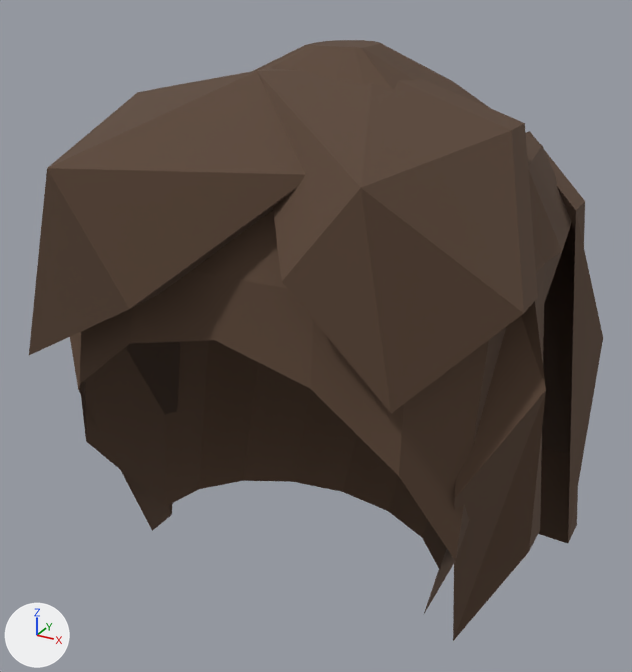
Renders of the glTF model public/models/hair-tide.glb from each side of a commit.
Camera for both pictures: a camera (50 mm lens) standing at (0.336, -0.644, 0.34) and looking at (-0.016, -0.004, 0.02). Lighting does not change. The marker at lower left points along +X, +Y and +Z. The first picture is the older version. Where no turn or scale is listed for an object, it has been applied to the vertices. Vertices at exactly the same position are counted once.

Before the edit, the objects in view are built like this:
```python
mat_hair = principled_material('hair')
mat_hair.base_color = (0.0999, 0.0561, 0.0331)  # brown #594333
mat_hair.roughness = 0.88
me_bob_sweep_0_015 = bpy.data.meshes.new('Bob sweep 0.015')
me_bob_sweep_0_015.from_pydata(...)  # 148 vertices, 258 faces; spans x -0.224..0.224, y -0.22..0.217, z -0.194..0.272
me_bob_sweep_0_015.materials.append(mat_hair)  # brown #594333
ob_hair_tide_ref2_hair_tide__head_mesh = bpy.data.objects.new('hair-tide_ref2_hair-tide__head_mesh', me_bob_sweep_0_015)
ob_hair_tide_ref2_hair_tide__head_mesh.location = (0.0, 0.0, 0.0)
```
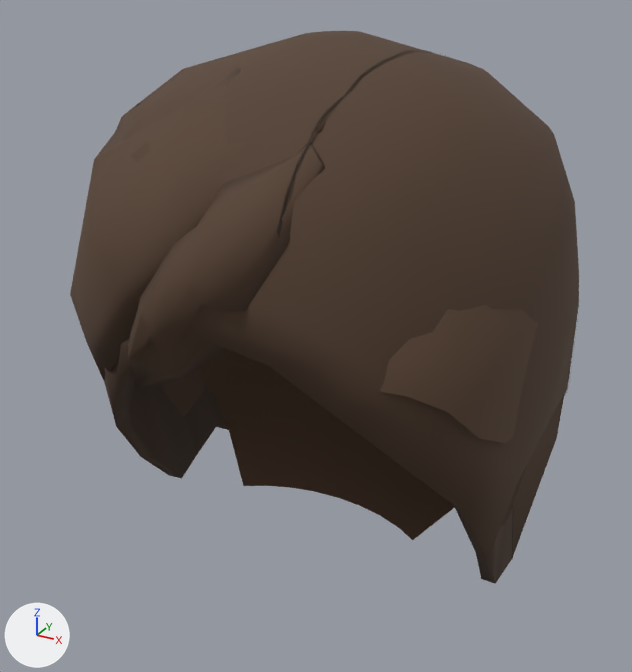
What differs and where, as boxes [x1, y1, x2, y2] in the pictures (632 x 672 px):
'hair-tide_ref2_hair-tide__head_mesh', reshaped (11% narrower, 8% shorter)
    before: [29, 40, 603, 641]
    after: [70, 31, 580, 584]
part 1 of me_bob_sweep_0_015, rebuilt
    before: [80, 40, 572, 613]
    after: [199, 305, 538, 540]
part 2 of me_bob_sweep_0_015, rebuilt (44% narrower)
    before: [29, 68, 538, 413]
    after: [70, 48, 353, 381]
part 3 of me_bob_sweep_0_015, added (brown)
    after: [104, 31, 579, 584]
part 4 of me_bob_sweep_0_015, added
    after: [277, 50, 449, 237]
part 5 of me_bob_sweep_0_015, added (brown)
    after: [128, 143, 325, 389]
part 6 of me_bob_sweep_0_015, reshaped (brown)
    before: [70, 332, 181, 531]
part 7 of me_bob_sweep_0_015, cut back
    before: [453, 131, 603, 641]
    after: [512, 306, 580, 560]

The change, as a list of edits to the scene's bpy script:
```text
Change mat_hair:
    where n0 = _N.new('ShaderNodeBsdfPrincipled'); n0.name = 'Principled BSDF'
    remove n0.inputs[0].default_value = (0.0999, 0.0561, 0.0331, 1.0)  # 'Base Color', brown #594333
    add n2 = _N.new('ShaderNodeMix'); n2.name = 'Mix'
    add n2.data_type = 'RGBA'
    add n2.blend_type = 'MULTIPLY'
    add n2.inputs[0].default_value = 1.0  # 'Factor'
    add n2.inputs[7].default_value = (0.0999, 0.0561, 0.0331, 1.0)  # 'B', brown #594333
    add n3 = _N.new('ShaderNodeVertexColor'); n3.name = 'Color Attribute'
    add _L.new(n2.outputs[2], n0.inputs[0])  # 'Result' to 'Base Color'
    add _L.new(n3.outputs[0], n2.inputs[6])  # 'Color' to 'A'
Change me_bob_sweep_0_015:
    used by ob_hair_tide_ref2_hair_tide__head_mesh; location = (0.0, 0.0, 0.0)
    remove me_bob_sweep_0_015.from_pydata(...)  # 148 vertices, 258 faces; spans x -0.224..0.224, y -0.22..0.217, z -0.194..0.272
    add me_bob_sweep_0_015.from_pydata(...)  # 790 vertices, 1400 faces; spans x -0.257..0.203, y -0.225..0.239, z -0.189..0.279
    me_bob_sweep_0_015 part 1: the loose piece of 80 vertices spanning x -0.195..0.195, y -0.183..0.205, z -0.158..0.272 is rebuilt with 288 vertices and now spans x -0.197..0.197, y -0.176..0.202, z -0.158..0.239
    me_bob_sweep_0_015 part 2: the loose piece of 24 vertices spanning x -0.211..0.202, y -0.22..0.014, z 0.041..0.258 is rebuilt with 36 vertices and now spans x -0.257..0.059, y -0.214..-0.024, z -0.071..0.271
    me_bob_sweep_0_015 part 3: a new loose piece of 308 vertices spanning x -0.215..0.203, y -0.209..0.239, z -0.189..0.279, in mat_hair
    me_bob_sweep_0_015 part 4: a new loose piece of 82 vertices spanning x 0.01..0.058, y -0.188..0.236, z -0.142..0.268, in mat_hair
    me_bob_sweep_0_015 part 5: a new loose piece of 36 vertices spanning x -0.077..0.072, y -0.225..-0.144, z 0.03..0.226, in mat_hair
    me_bob_sweep_0_015 part 6
    22 vertices are removed from x -0.224..-0.124, y -0.148..0.217, z -0.194..0.205
    36 faces are deleted
    24 vertices are added at x -0.208..-0.047, y -0.111..0.226, z -0.173..0.111
    18 new faces join them
    me_bob_sweep_0_015 part 7
    22 vertices are removed from x 0.124..0.224, y -0.148..0.217, z -0.194..0.205
    36 faces are deleted
    16 vertices are added at x 0.1..0.203, y 0.023..0.21, z -0.177..0.084
    12 new faces join them
```
